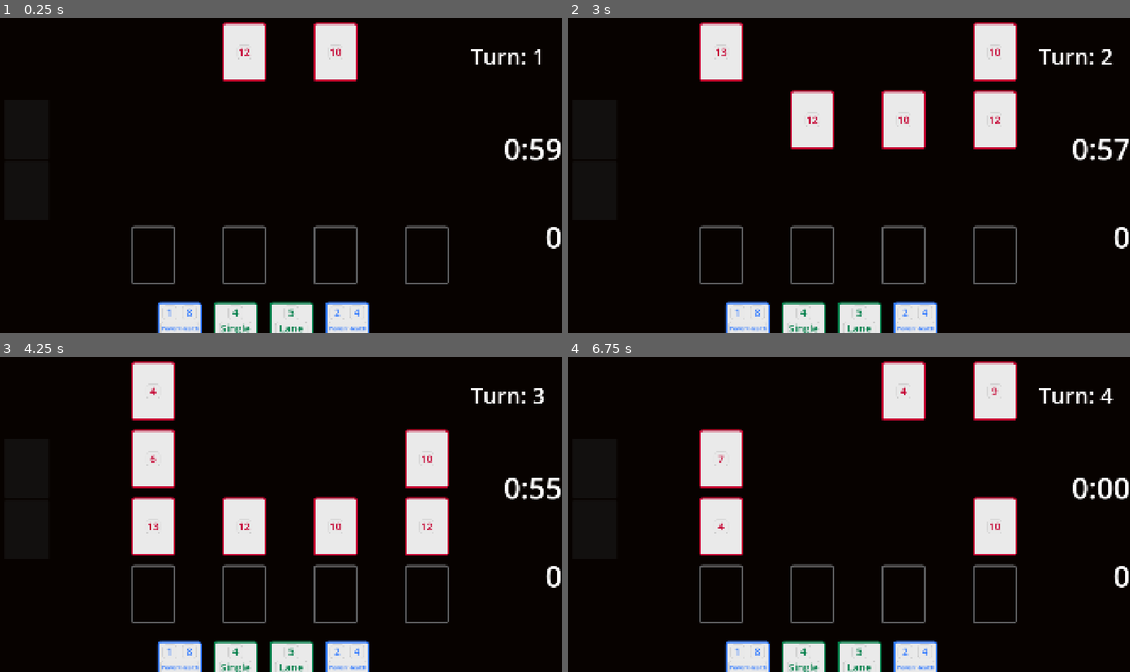
Above: before the commit, frames 1-4 (two rows, left to right).
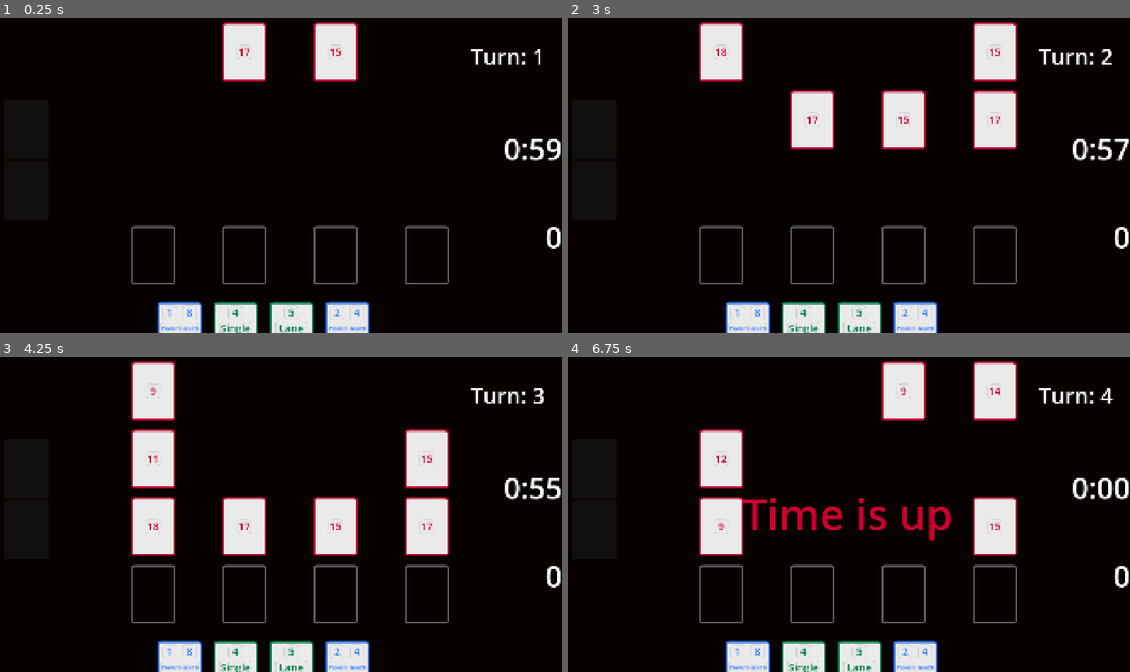
Above: after the commit, the same moments.

Repository: jake6724/card_speedrunner
Game: Godot game, scene res://Scenes/main.tscn
Same seed, same stepped clock (60 frames per second), same inputs: the game is played once before the commit and once after it.
Inputs (mouse positions are in pixels of both pictures, inside the frame that each line leads up to):
- Up to frame 1 (0.25 s): no input
- Up to frame 2 (3 s): tap Enter at 0.5, 2.75 s; move the mouse to (1085, 150) at 0.52 s; tap Z (end_turn) at 0.6 s; move the mouse to (736, 191) at 1.27 s; click (736, 191) at 1.35 s; tap Space at 2 s; move the mouse to (905, 103) at 2.02 s; right-click (905, 103) at 2.1 s; move the mouse to (820, 238) at 2.77 s; tap X (x) at 2.85 s
- Up to frame 3 (4.25 s): tap Space at 3.5 s; move the mouse to (449, 561) at 3.52 s; tap Z (end_turn) at 3.6 s
- Up to frame 4 (6.75 s): move the mouse to (680, 464) at 4.27 s; click (680, 464) at 4.35 s; tap Enter at 5 s; move the mouse to (877, 514) at 5.02 s; right-click (877, 514) at 5.1 s; tap Space at 5.75 s; move the mouse to (764, 432) at 5.77 s; tap X (x) at 5.85 s; move the mouse to (972, 498) at 6.52 s; tap Z (end_turn) at 6.6 s

The runs differ from the first frame. In frame 1, less than 0.1% of the frame differs, in the area x 43-61%, y 9-13%; in frame 2, less than 0.1%; in frame 3, 0.1%; in frame 4, 1.5%, in the area x 26-77%, y 9-59%.

Commit message:
Balance Pass 3

Diff:
--- a/Data/Enemy/enemy_1.tres
+++ b/Data/Enemy/enemy_1.tres
@@ -4,7 +4,7 @@
 
 [resource]
 script = ExtResource("1_tfvud")
-power = 4.0
+power = 9.0
 name = "Enemy1"
 desc = ""
 type = 2
--- a/Data/Enemy/enemy_10.tres
+++ b/Data/Enemy/enemy_10.tres
@@ -4,7 +4,7 @@
 
 [resource]
 script = ExtResource("1_ocpae")
-power = 13.0
+power = 18.0
 name = "Enemy10"
 desc = "Test"
 type = 2
--- a/Data/Enemy/enemy_2.tres
+++ b/Data/Enemy/enemy_2.tres
@@ -4,7 +4,7 @@
 
 [resource]
 script = ExtResource("1_46cag")
-power = 5.0
+power = 10.0
 name = "Enemy2"
 desc = "Test"
 type = 2
--- a/Data/Enemy/enemy_3.tres
+++ b/Data/Enemy/enemy_3.tres
@@ -4,7 +4,7 @@
 
 [resource]
 script = ExtResource("1_fpj3x")
-power = 6.0
+power = 11.0
 name = "Enemy3"
 desc = "Test"
 type = 2
--- a/Data/Enemy/enemy_4.tres
+++ b/Data/Enemy/enemy_4.tres
@@ -4,7 +4,7 @@
 
 [resource]
 script = ExtResource("1_m4dgk")
-power = 7.0
+power = 12.0
 name = "Enemy4"
 desc = "Test"
 type = 2
--- a/Data/Enemy/enemy_5.tres
+++ b/Data/Enemy/enemy_5.tres
@@ -4,7 +4,7 @@
 
 [resource]
 script = ExtResource("1_f0ug7")
-power = 8.0
+power = 13.0
 name = "Enemy5"
 desc = "Test"
 type = 2
--- a/Data/Enemy/enemy_6.tres
+++ b/Data/Enemy/enemy_6.tres
@@ -4,7 +4,7 @@
 
 [resource]
 script = ExtResource("1_bjtmj")
-power = 9.0
+power = 14.0
 name = "Enemy6"
 desc = "Test"
 type = 2
--- a/Data/Enemy/enemy_7.tres
+++ b/Data/Enemy/enemy_7.tres
@@ -4,7 +4,7 @@
 
 [resource]
 script = ExtResource("1_t0jxu")
-power = 10.0
+power = 15.0
 name = "Enemy7"
 desc = "Test"
 type = 2
--- a/Data/Enemy/enemy_8.tres
+++ b/Data/Enemy/enemy_8.tres
@@ -4,7 +4,7 @@
 
 [resource]
 script = ExtResource("1_plj02")
-power = 11.0
+power = 16.0
 name = "Enemy8"
 desc = "Test"
 type = 2
--- a/Data/Enemy/enemy_9.tres
+++ b/Data/Enemy/enemy_9.tres
@@ -4,7 +4,7 @@
 
 [resource]
 script = ExtResource("1_81254")
-power = 12.0
+power = 17.0
 name = "Enemy9"
 desc = "Test"
 type = 2
